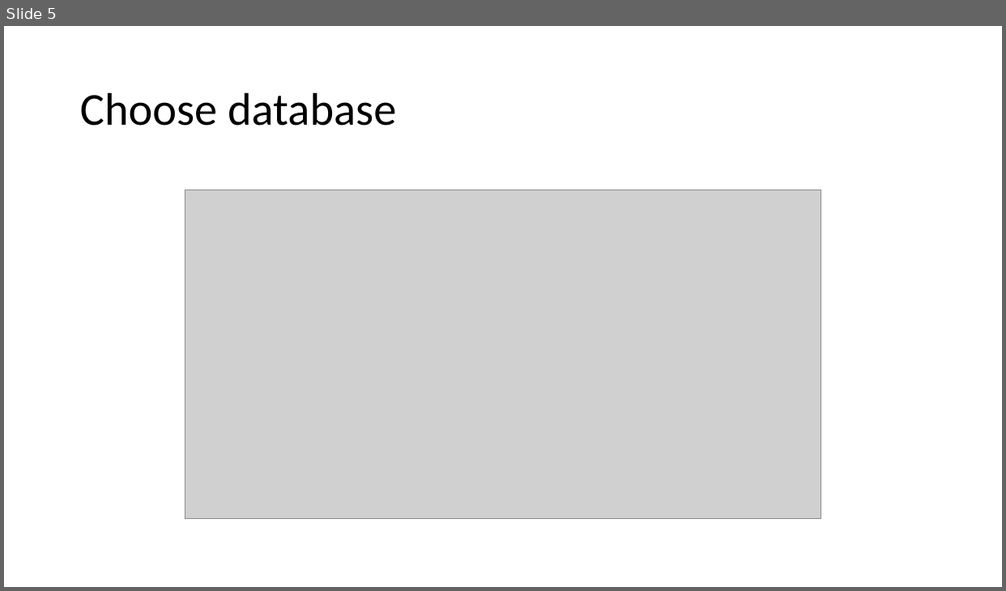
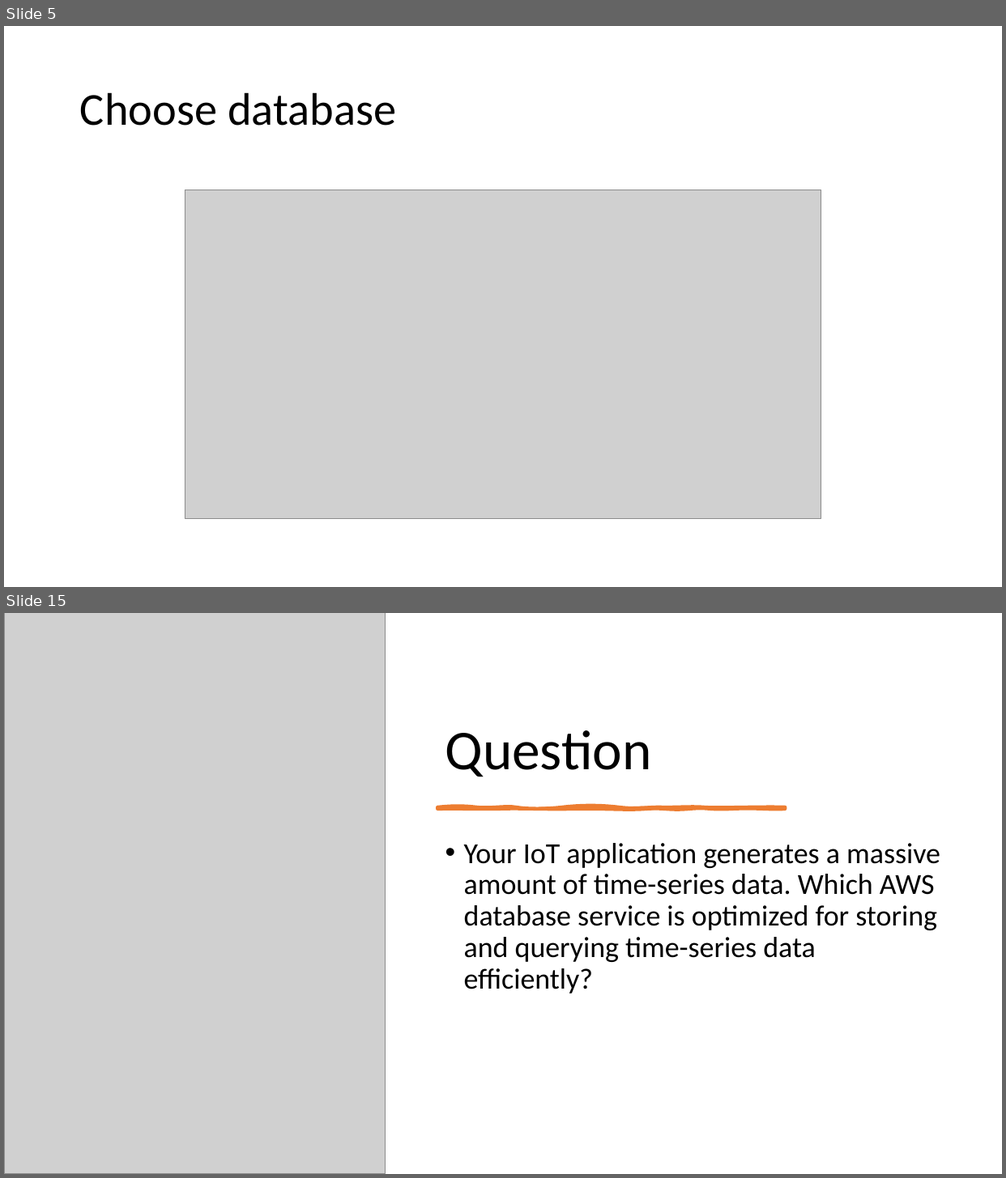
Before and after one commit to IlyaChakun/aws-iba-courses, a slide deck: lecture-materials/Databases/comparison/comparison.pptx. Shown one above the other, each under a label of ours: slide 5 before the commit, slides 5 and 15 after it; the slides between them are not shown. The pictures are 1006x591 and 1006x1178 pixels, drawn with LibreOffice and Linux fonts; fonts in the diff are those of the drawing; grey boxes stand for pictures. Boxes give left, top, right and bottom in pixels: in the first picture for what was removed or moved away, otherwise in the second. Text is boxed around its words. In the diff, an @@ line names an element or a change of style, - is before the commit and + after.

```diff
--- a/lecture-materials/Databases/comparison/comparison.pptx
+++ b/lecture-materials/Databases/comparison/comparison.pptx
@@ slide 15 added at <box>4,613,1002,1174</box>, background #FFFFFF @@
@@ picture added at <box>4,613,385,1174</box> @@
@@ title added at <box>445,730,652,777</box>, 54 pt, text #000000 @@
+Question
@@ freeform shape added at <box>437,807,785,809</box>, fill #ED7D31, outline #ED7D31 3.5 pt @@
@@ text added at <box>464,843,940,994</box>, 28 pt, text #000000 @@
+• Your IoT application generates a massive amount of time-series data. Which AWS database service is optimized for storing and querying time-series data efficiently?
```
Also in this commit, not shown: 13 other slides added, 6 other files.
